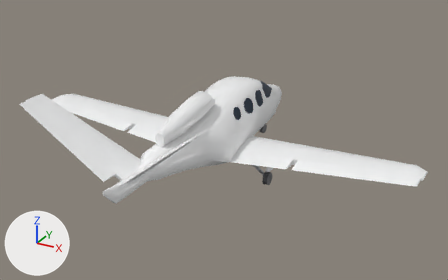
An edit to the Blender file planes/Cirrus_Vision_Jet/agent_workspace/exports/Cirrus_Vision_Jet_master.blend, drawn before and after from the same camera.
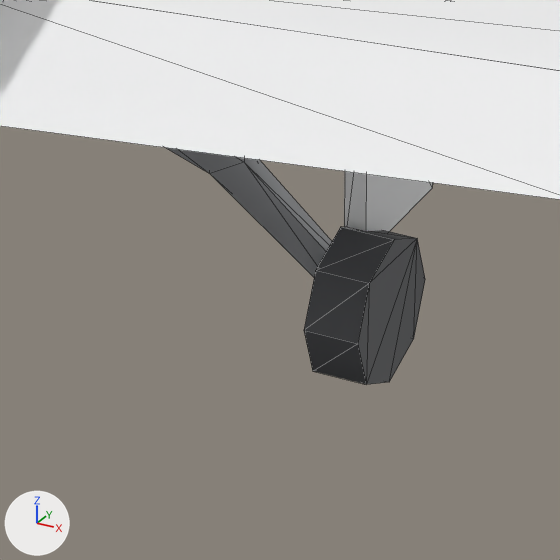
Each version is shown whole from a camera (50 mm lens) standing at (8.12, -14.62, 8.16) and looking at (0.45, -0.67, 1.18), then close up on the part from 53% to 63% of the width and 54% to 71% of the height. Arrows for +X, +Y and +Z are at lower left; the lights stay in place. The older version's two pictures come first. The close-ups show mesh edges as thin lines.

The first close-up shows 'Flap_Right.001', 'GearDoor_Right.001', 'LandingGear_Right.002', 'Wheel_Right.002', 'Wing_Right.002'.
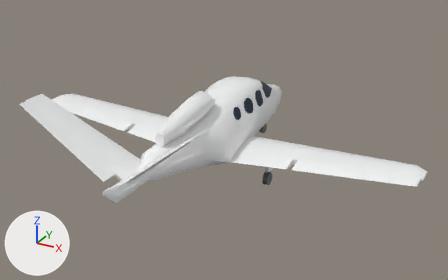
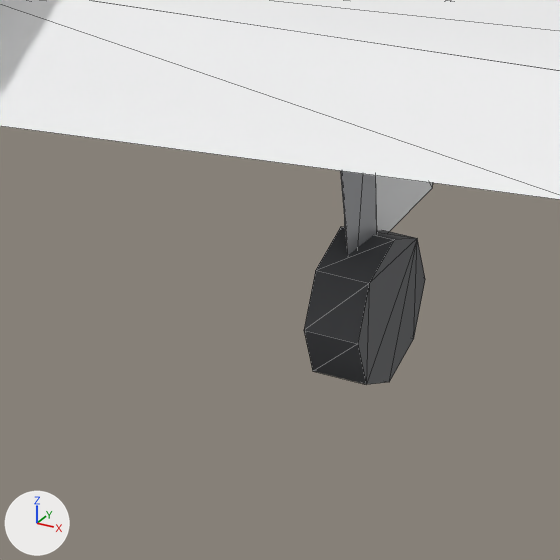
Diff of the bpy script that builds the scene:
```diff
--- a/planes/Cirrus_Vision_Jet/agent_workspace/exports/Cirrus_Vision_Jet_master.blend.py
+++ b/planes/Cirrus_Vision_Jet/agent_workspace/exports/Cirrus_Vision_Jet_master.blend.py
@@ me_landinggear_right_002 @@
 # used by ob_landinggear_right_002; parent = ob_cirrus_vision_jet_002; location = (0.0, 0.0, 0.0)
-me_landinggear_right_002.from_pydata(...)  # 12 vertices, 20 faces; spans x 0.545..1.741, y -0.504..-0.185, z 0.19..0.66
+me_landinggear_right_002.from_pydata(...)  # 8 vertices, 12 faces; spans x 0.099..0.258, y -0.115..0.115, z -0.864..-0.174
+# me_landinggear_right_002 part 1: 12 vertices removed from x 0.545..1.741, y -0.504..-0.185, z 0.19..0.66
+# me_landinggear_right_002 part 2: 8 vertices added at x 0.099..0.258, y -0.115..0.115, z -0.864..-0.174
 me_landinggear_right_002.materials.append(mat_sf50_metal_002)
@@ ob_wheel_right_002 @@
 ob_wheel_right_002 = bpy.data.objects.new('Wheel_Right.002', me_wheel_right_002)
-ob_wheel_right_002.parent = ob_cirrus_vision_jet_002
+ob_wheel_right_002.parent = ob_landinggear_right_002
+ob_wheel_right_002.matrix_parent_inverse = Matrix(((1.0, 0.0, 0.0, -1.484), (0.0, 1.0, 0.0, 0.406), (0.0, 0.0, 1.0, -1.054), (0.0, 0.0, 0.0, 1.0)))
 ob_wheel_right_002.location = (1.707, -0.434, 0.19)
@@ ob_landinggear_right_002 @@
 ob_landinggear_right_002.parent = ob_cirrus_vision_jet_002
-ob_landinggear_right_002.location = (0.0, 0.0, 0.0)
+ob_landinggear_right_002.location = (1.484, -0.406, 1.054)
@@ ob_geardoor_right_001 @@
 ob_geardoor_right_001 = bpy.data.objects.new('GearDoor_Right.001', me_geardoor_right_001)
-ob_geardoor_right_001.parent = ob_cirrus_vision_jet_002
+ob_geardoor_right_001.parent = ob_landinggear_right_002
+ob_geardoor_right_001.matrix_parent_inverse = Matrix(((1.0, 0.0, 0.0, -1.484), (0.0, 1.0, 0.0, 0.406), (0.0, 0.0, 1.0, -1.054), (0.0, 0.0, 0.0, 1.0)))
 ob_geardoor_right_001.location = (0.0, 0.0, 0.0)
```

Changed parts and their boxes (x1, y1, x2, y2) in the close-ups (560 x 560 px):
'Wheel_Right.002', moved, reshaped
    both: (304, 227, 425, 384)
'LandingGear_Right.002', reshaped, moved
    before: (167, 148, 332, 277)
    after: (340, 171, 377, 256)
'GearDoor_Right.001', reshaped, moved (6% shorter)
    before: (344, 171, 433, 232)
    after: (344, 175, 433, 232)
part 1 of me_landinggear_right_002, deleted
    before: (167, 148, 332, 277)
part 2 of me_landinggear_right_002, added
    after: (340, 171, 377, 256)
